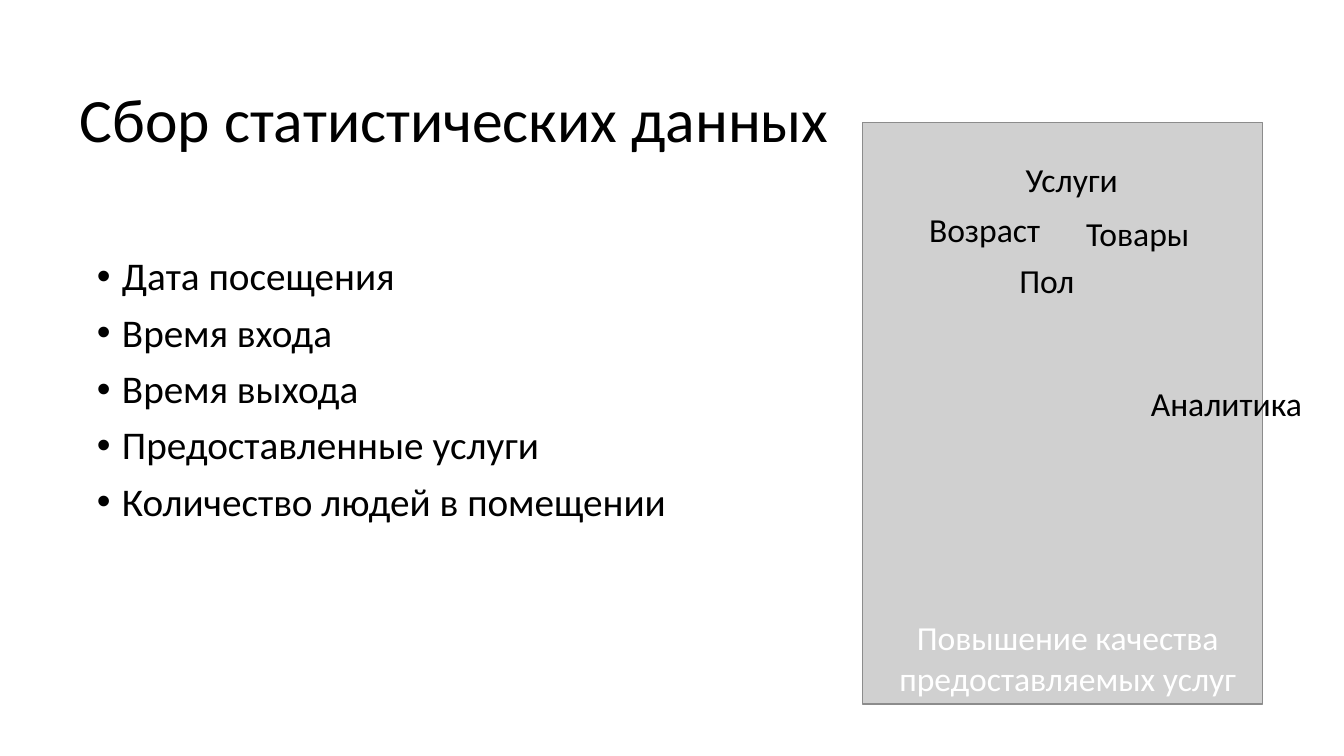
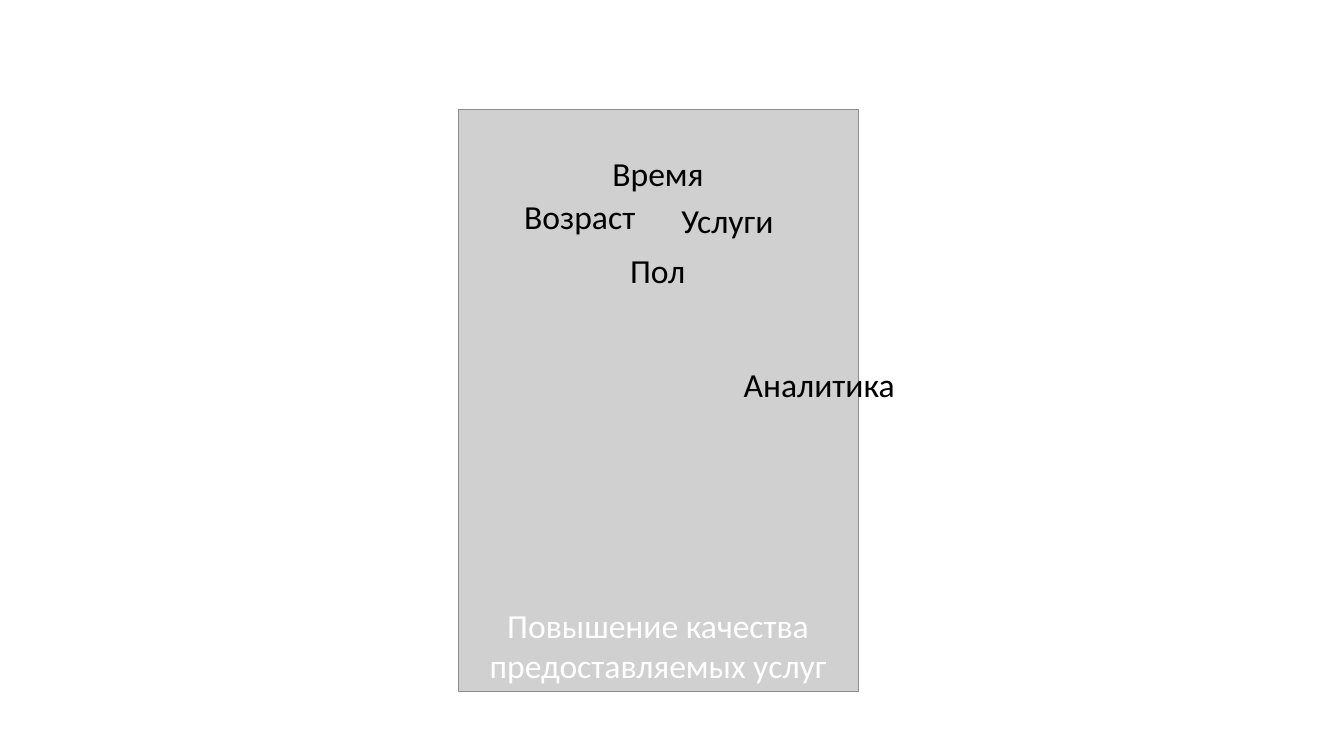
Before and after one commit to vadikko2/Hack_university, a slide deck: slide 4 of Hack_present - 3.pptx (slide 3 before the commit). Drawn at 1344x756 pixels with LibreOffice and Linux fonts; fonts in the diff are those of the drawing; grey boxes stand for pictures. Boxes give left, top, right and bottom in pixels: in the first picture for what was removed or moved away, otherwise in the second. Text is boxed around its words. In the diff, an @@ line names an element or a change of style, - is before the commit and + after.

Commit message:
final commit

```diff
--- a/Hack_present - 3.pptx
+++ b/Hack_present - 3.pptx
@@ title removed at <box>80,100,828,152</box> @@
-Сбор статистических данных
@@ picture: place and size @@
-picture at <box>863,122,1263,704</box>
+picture at <box>458,109,858,691</box>
@@ text added at <box>612,164,703,192</box>, 24 pt, text #000000 @@
+Время
@@ text "Возраст": place and size @@
-text "Возраст" at <box>929,220,1040,248</box>
+text "Возраст" at <box>524,207,635,235</box>
@@ text "Услуги": place and size @@
-text "Услуги" at <box>1026,170,1118,198</box>
+text "Услуги" at <box>681,211,773,239</box>
@@ text removed at <box>1086,224,1189,252</box> @@
-Товары
@@ text removed at <box>122,265,666,523</box> @@
-• Дата посещения
-• Время входа
-• Время выхода
-• Предоставленные услуги
-• Количество людей в помещении
@@ text "Пол": place and size @@
-text "Пол" at <box>1019,271,1074,294</box>
+text "Пол" at <box>630,261,685,284</box>
@@ text "Аналитика": place and size @@
-text "Аналитика" at <box>1151,388,1302,424</box>
+text "Аналитика" at <box>744,369,895,405</box>
@@ text "Повышение качества предоставляемых услуг": place and size @@
-text "Повышение качества предоставляемых услуг" at <box>899,629,1236,696</box>
+text "Повышение качества предоставляемых услуг" at <box>490,617,826,683</box>
```
Also in this commit, not shown: 2 other slides changed, 2 slides added, 2 slides removed.
